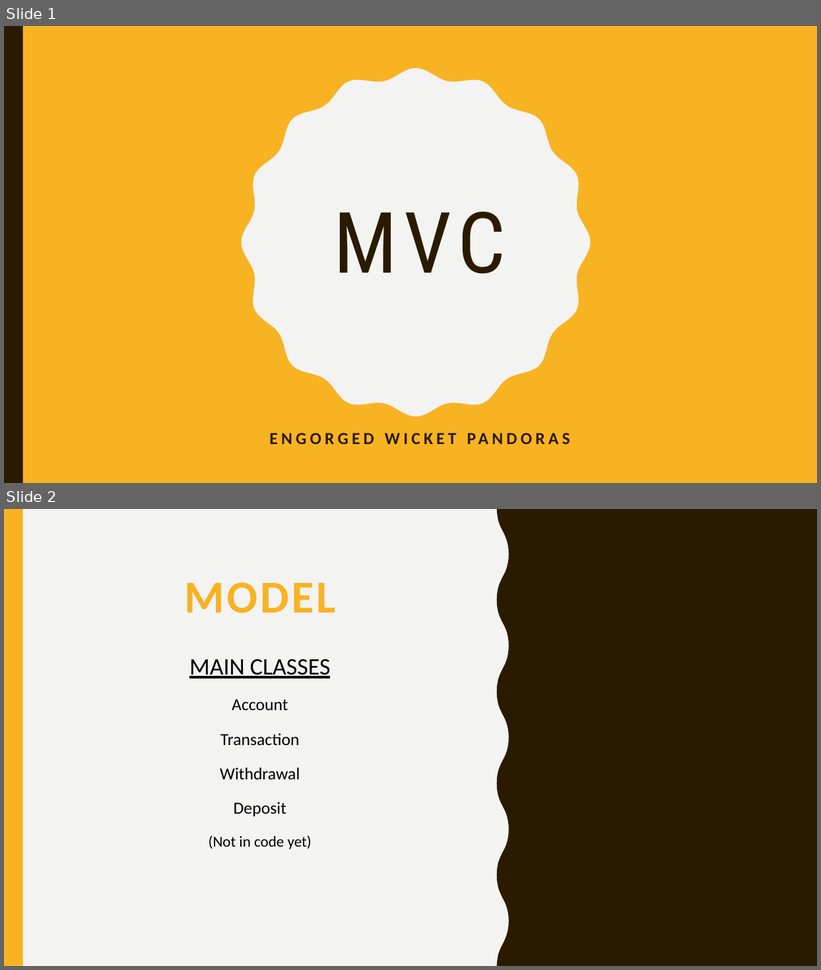
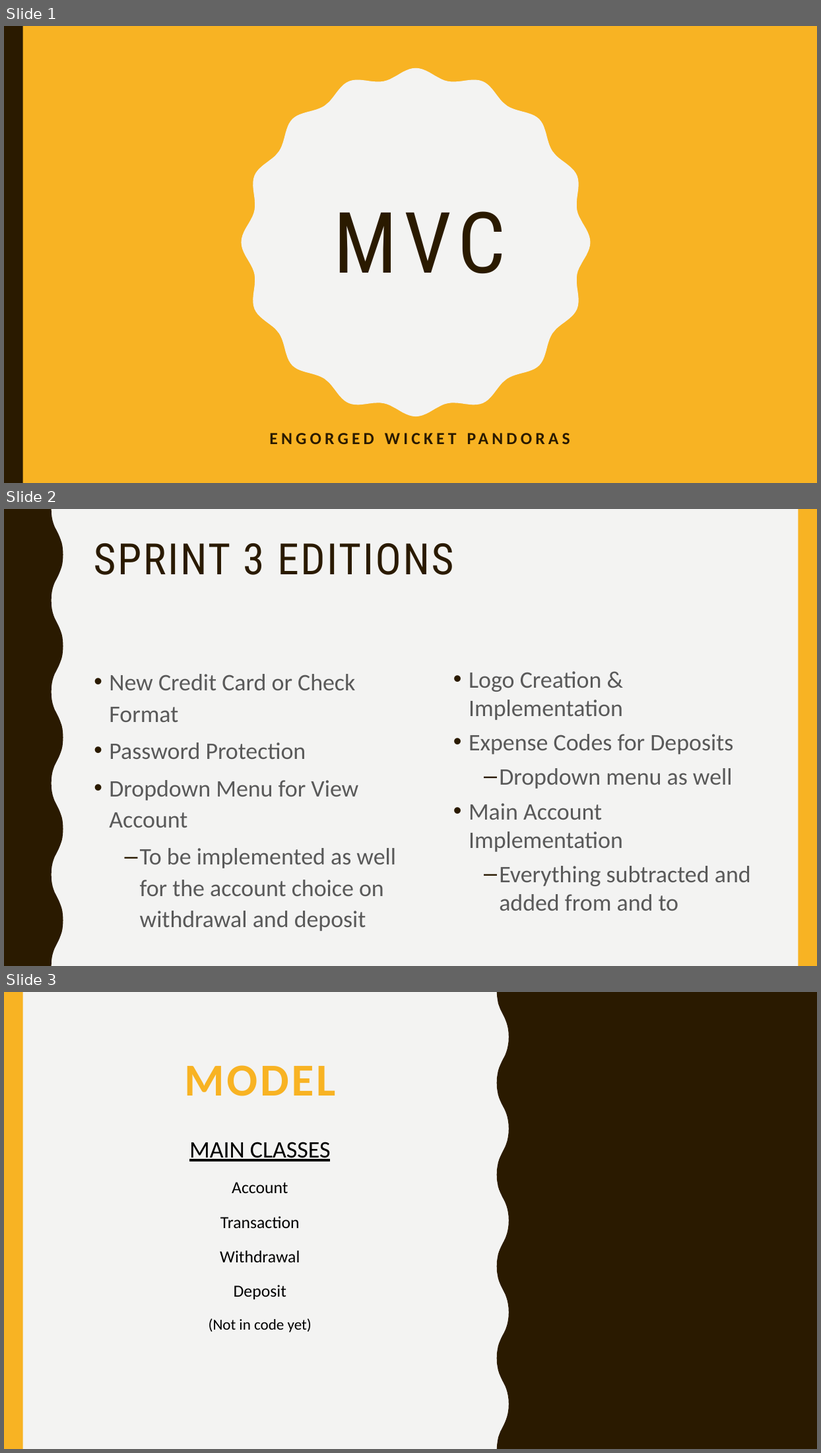
Before and after one commit to courtneyappel/EWP, a slide deck: MVC.pptx. Shown one above the other, each under a label of ours: slides 1 and 2 before the commit, slides 1, 2 and 3 after it. The pictures are 821x970 and 821x1453 pixels, drawn with LibreOffice and Linux fonts; fonts in the diff are those of the drawing. Boxes give left, top, right and bottom in pixels: in the first picture for what was removed or moved away, otherwise in the second. Text is boxed around its words. In the diff, an @@ line names an element or a change of style, - is before the commit and + after.

```diff
--- a/MVC.pptx
+++ b/MVC.pptx
@@ slide 2 added at [4, 509, 817, 966], background #F3F3F2 @@
@@ freeform shape added at [4, 509, 63, 966], fill #2A1A00 @@
@@ rectangle added at [798, 509, 817, 966], fill #F8B323 @@
@@ title added at [94, 543, 453, 575], 51 pt, text #2A1A00 @@
+SPRINT 3 EDITIONS
@@ text added at [109, 674, 396, 931], 28 pt, text #595959 @@
+• New Credit Card or Check Format
+• Password Protection
+• Dropdown Menu for View Account
+  – To be implemented as well for the account choice on withdrawal and deposit
@@ text added at [469, 671, 751, 911], 28 pt, text #595959 @@
+• Logo Creation & Implementation
+• Expense Codes for Deposits
+  – Dropdown menu as well
+• Main Account Implementation
+  – Everything subtracted and added from and to
@@ what was slide 2 is now slide 3 @@
```
Also in this commit, not shown: 2 other files.
